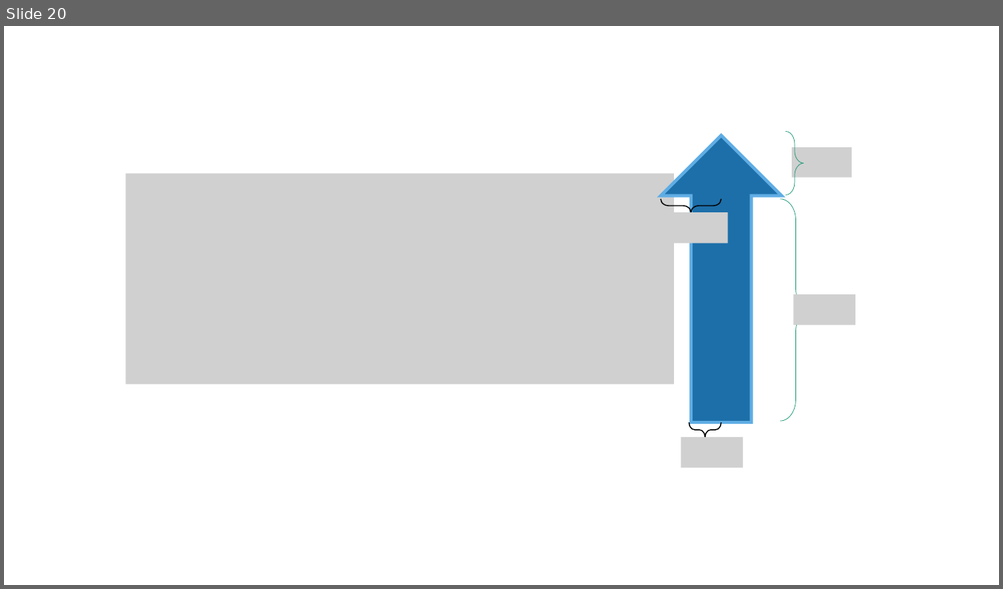
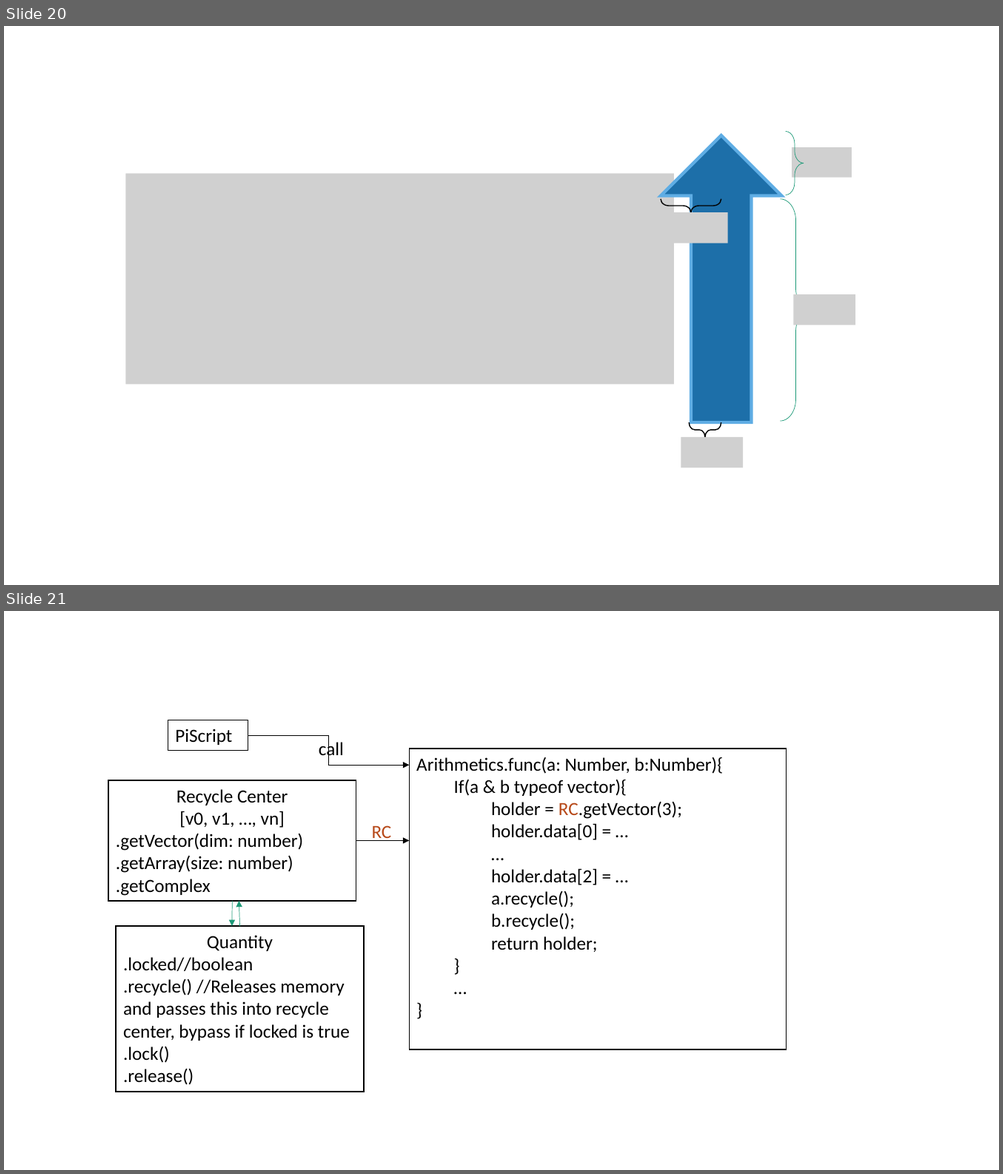
Before and after one commit to jiawei-zhang-a/Pendulum-beta, a slide deck: doc/illustrations.pptx. Shown one above the other, each under a label of ours: slide 20 before the commit, slides 20 and 21 after it. The pictures are 1003x589 and 1003x1174 pixels, drawn with LibreOffice and Linux fonts; fonts in the diff are those of the drawing; grey boxes stand for pictures. Boxes give left, top, right and bottom in pixels: in the first picture for what was removed or moved away, otherwise in the second. Text is boxed around its words. In the diff, an @@ line names an element or a change of style, - is before the commit and + after.

Commit message:
implement core quantity recycling

```diff
--- a/doc/illustrations.pptx
+++ b/doc/illustrations.pptx
@@ slide 21 added at [4,611,999,1170], background #FFFFFF @@
@@ rectangle added at [168,720,248,750], fill #FFFFFF, outline #000000 1 pt, 18 pt, text #000000 @@
+PiScript
@@ elbow arrow added from (248, 735) to (409, 766), #000000 0.5 pt @@
@@ text added at [318,741,344,760], 18 pt, text #000000 @@
+call
@@ rectangle added at [409,749,786,1051], fill #FFFFFF, outline #000000 1 pt, 18 pt, text #000000 @@
+Arithmetics.func(a: Number, b:Number){
+  If(a & b typeof vector){
+  holder = RC.getVector(3);
+  holder.data[0] = …
+  …
+  holder.data[2] = …
+  a.recycle();
+  b.recycle();
+  return holder;
+  }
+  …
+}
@@ rectangle added at [108,780,356,901], fill #FFFFFF, outline #000000 1 pt, 18 pt, text #000000 @@
+Recycle Center
+[v0, v1, …, vn]
+.getVector(dim: number)
+.getArray(size: number)
+.getComplex
@@ text added at [372,826,392,841], 18 pt, text #B74919 @@
+RC
@@ arrow added from (356, 841) to (409, 841), #000000 0.5 pt @@
@@ arrow added from (233, 901) to (232, 926), #1D9A78 0.5 pt @@
@@ arrow added from (240, 926) to (239, 901), #1D9A78 0.5 pt @@
@@ rectangle added at [116,926,364,1092], fill #FFFFFF, outline #000000 1 pt, 18 pt, text #000000 @@
+Quantity
+.locked//boolean
+.recycle() //Releases memory and passes this into recycle center, bypass if locked is true
+.lock()
+.release()
```
Also in this commit, not shown: 3 other slides added, 3 other files.
